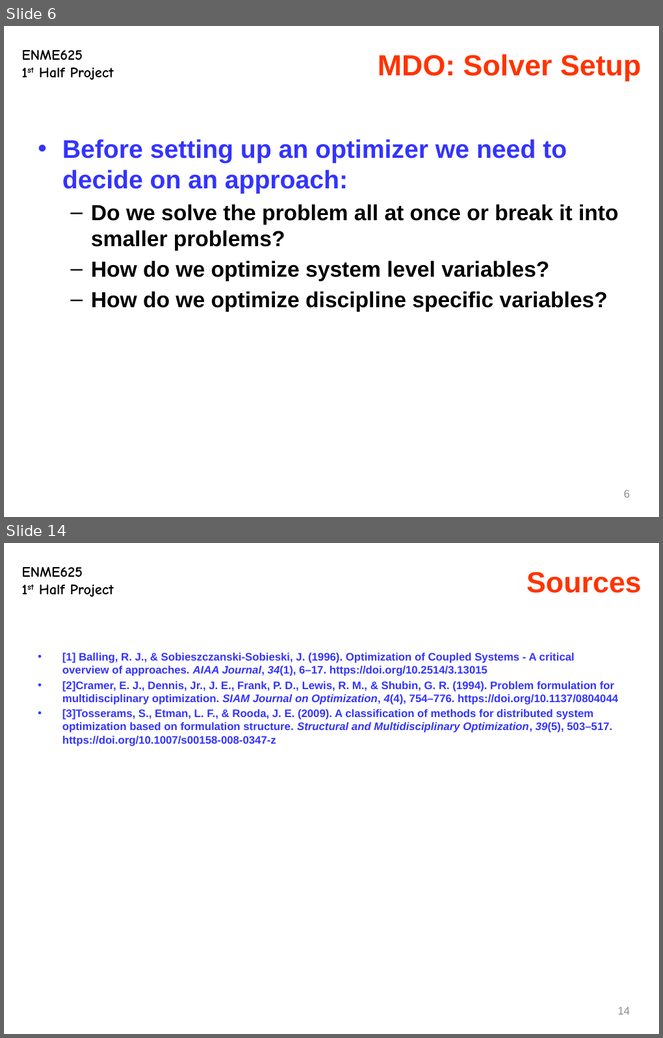
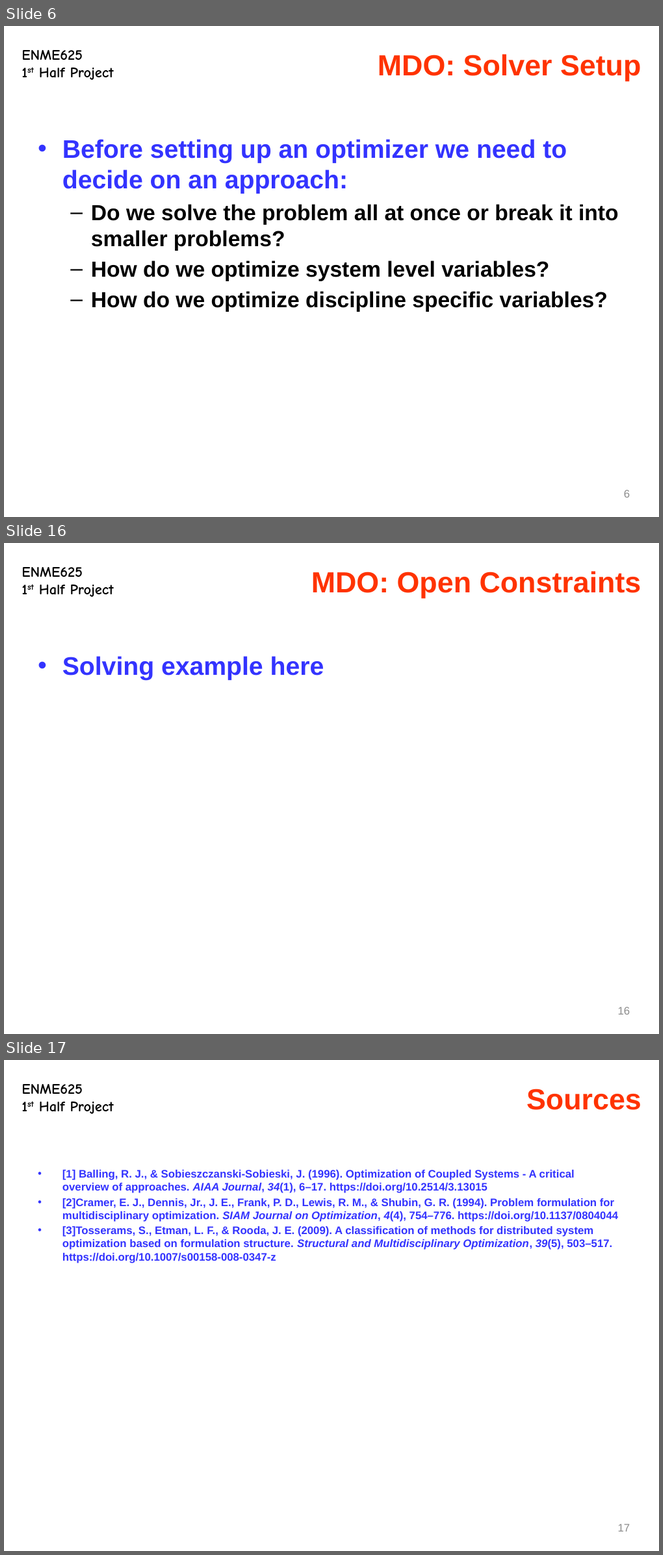
Before and after one commit to hqqen/eeby-deeby, a slide deck: class-work/optimization/project 1/slides.pptx. Shown one above the other, each under a label of ours: slides 6 and 14 before the commit, slides 6, 16 and 17 after it; the slides between them are not shown. The pictures are 663x1038 and 663x1555 pixels, drawn with LibreOffice and Linux fonts; fonts in the diff are those of the drawing. Boxes give left, top, right and bottom in pixels: in the first picture for what was removed or moved away, otherwise in the second. Text is boxed around its words. In the diff, an @@ line names an element or a change of style, - is before the commit and + after.

```diff
--- a/class-work/optimization/project 1/slides.pptx
+++ b/class-work/optimization/project 1/slides.pptx
@@ slide 16 added at (x1=4, y1=543, x2=659, y2=1034), background #FFFFFF; not listed: 1 template element that a slide beside it also shows @@
@@ title added at (x1=311, y1=571, x2=642, y2=598), 32 pt, text #FF3300, bold @@
+MDO: Open Constraints
@@ text added at (x1=62, y1=656, x2=324, y2=680), 28 pt, text #3333FF, bold @@
+• Solving example here
@@ page number added at (x1=618, y1=1007, x2=631, y2=1015), 12 pt, text #8C8C8C @@
+16
@@ what was slide 14 is now slide 17 @@
@@ page number at (x1=618, y1=1524, x2=631, y2=1532): text changed @@
-14
+17
```
Also in this commit, not shown: 5 slides changed, 4 other slides added, 32 slides removed, 1 other file.
